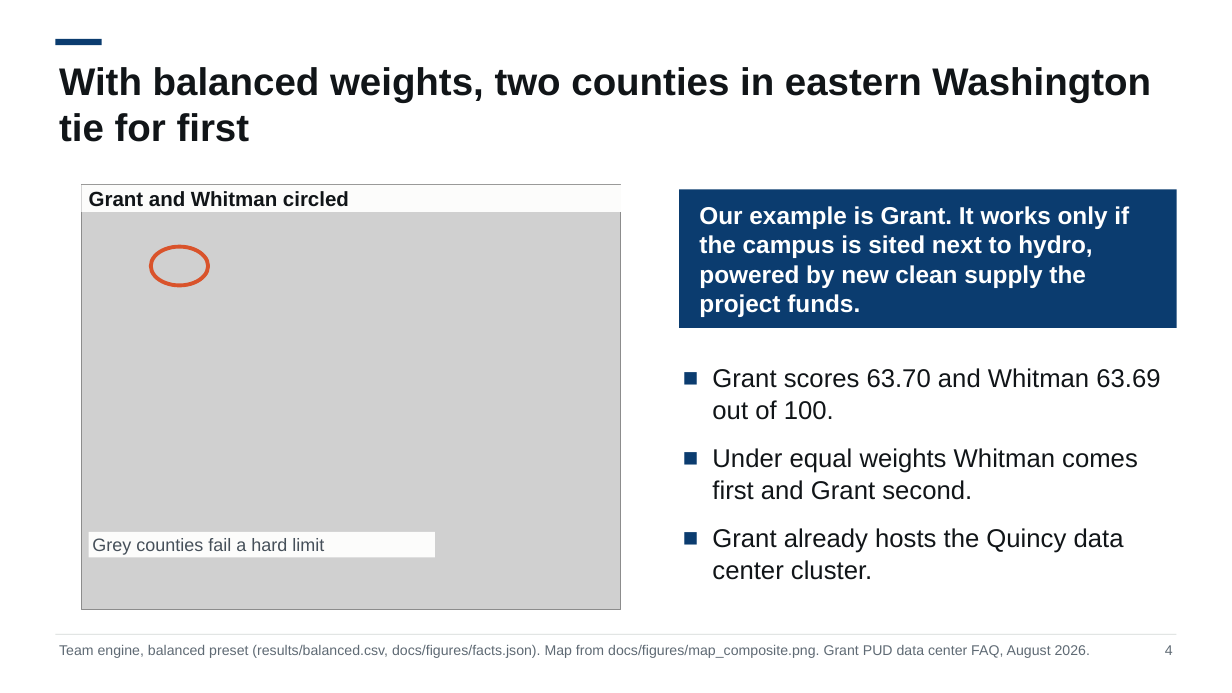
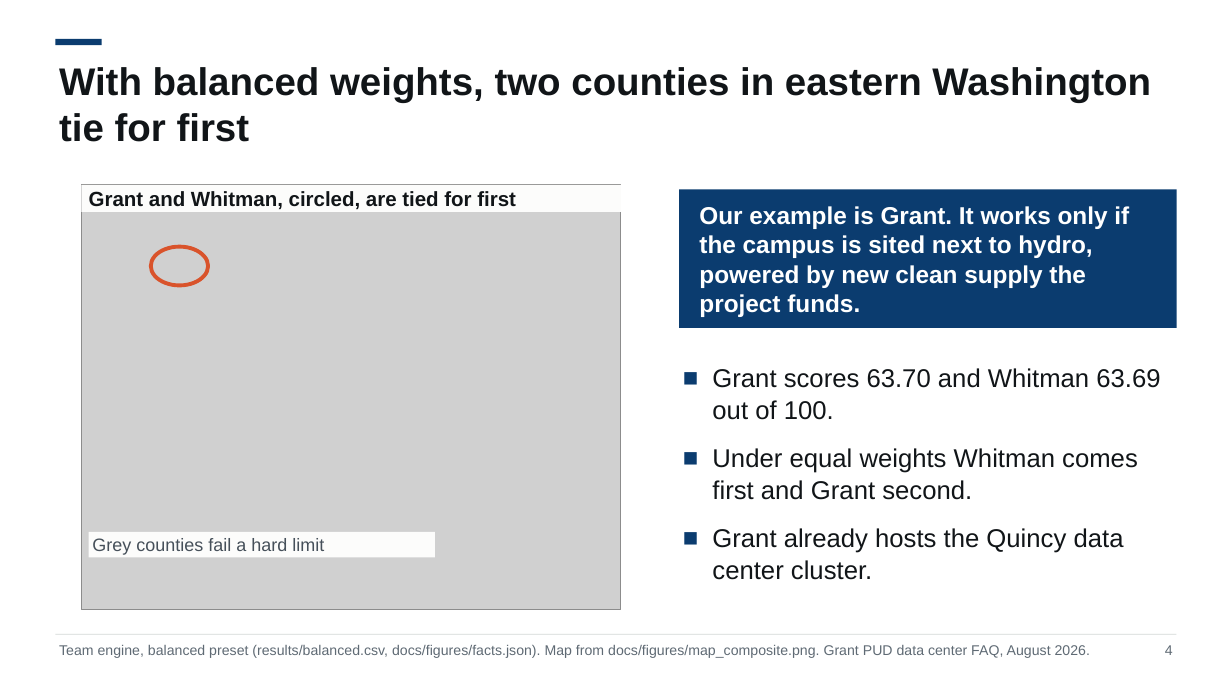
Before and after one commit to NeilKhandelwal/BAC-Hackathon, a slide deck: slide 4 of docs/deck/pitch_template.pptx. Drawn at 1232x693 pixels with LibreOffice and Linux fonts; fonts in the diff are those of the drawing; grey boxes stand for pictures. Boxes give left, top, right and bottom in pixels: in the first picture for what was removed or moved away, otherwise in the second. Text is boxed around its words. In the diff, an @@ line names an element or a change of style, - is before the commit and + after.

Commit message:
Finish round 2 of the deck after the advisor's review
Merge the risk and plan slides, add Whitman to the dollar comparison,
correct the grid carbon range, describe farmland as crops and pasture,
and record the round in the build log.

```diff
--- a/docs/deck/pitch_template.pptx
+++ b/docs/deck/pitch_template.pptx
@@ text in rectangle at (89,191,516,210): text changed @@
-Grant and Whitman circled
+Grant and Whitman, circled, are tied for first
```
Also in this commit, not shown: 8 other slides changed, 1 slide removed, 18 other files.
